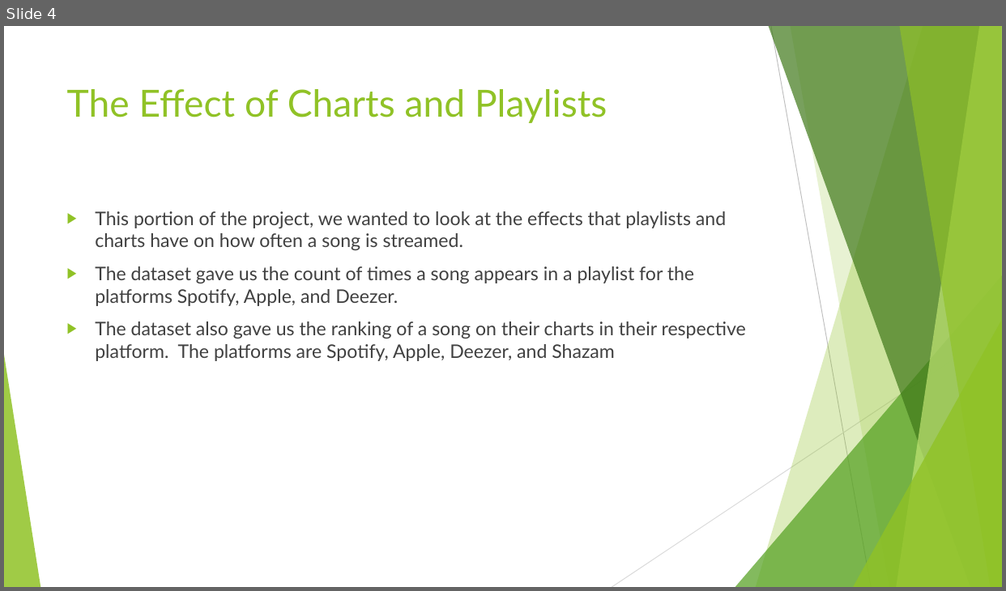
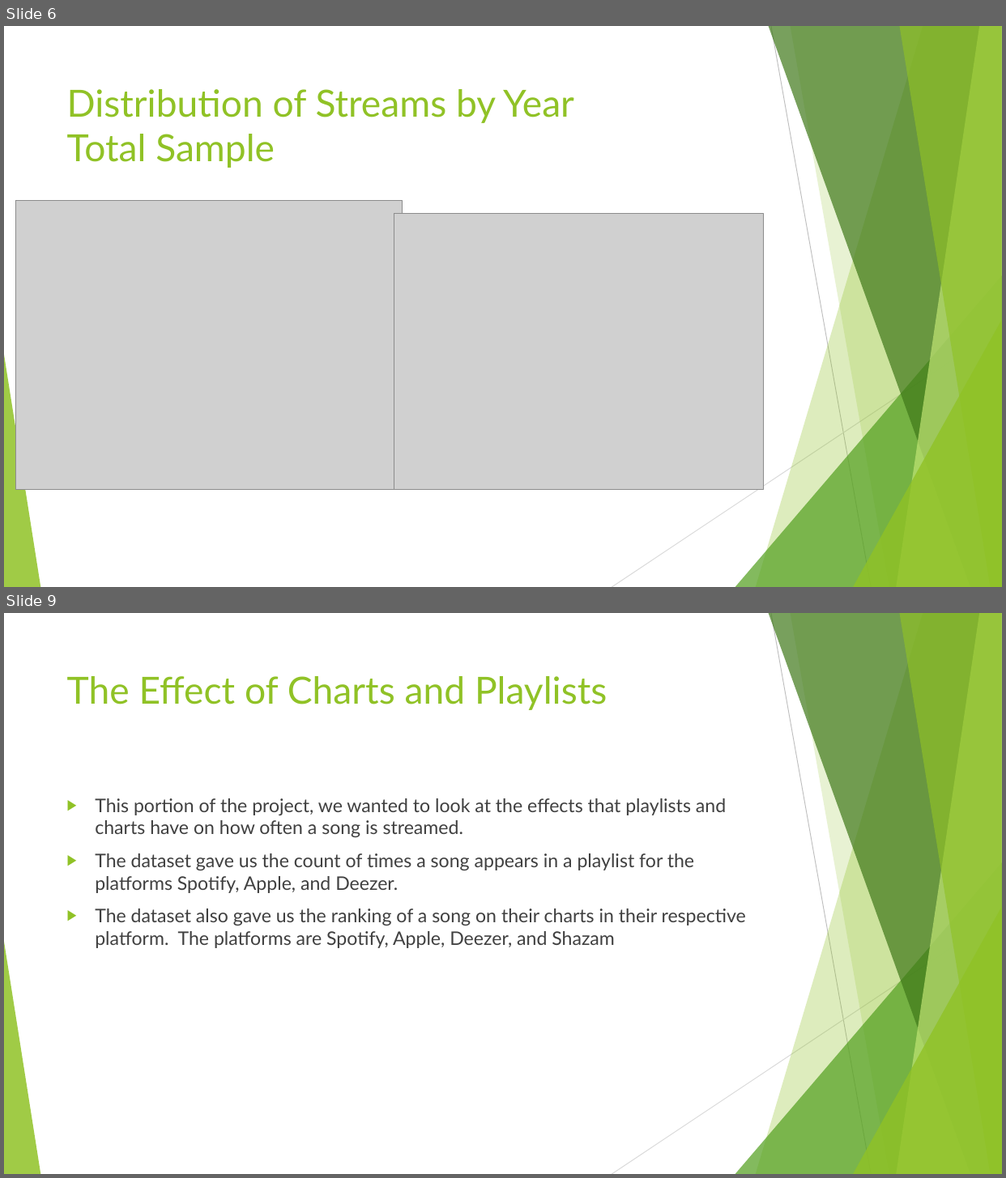
Before and after one commit to d6kramer/project-1-group-08, a slide deck: Project_1_Spotify_2023_Analysis.pptx. Shown one above the other, each under a label of ours: slide 4 before the commit, slides 6 and 9 after it; the slides between them are not shown. The pictures are 1006x591 and 1006x1178 pixels, drawn with LibreOffice and Linux fonts; fonts in the diff are those of the drawing; grey boxes stand for pictures. Boxes give left, top, right and bottom in pixels: in the first picture for what was removed or moved away, otherwise in the second. Text is boxed around its words. In the diff, an @@ line names an element or a change of style, - is before the commit and + after.

```diff
--- a/Project_1_Spotify_2023_Analysis.pptx
+++ b/Project_1_Spotify_2023_Analysis.pptx
@@ slide 6 added at [4, 26, 1002, 587], background #FFFFFF; not listed: 10 template elements that a slide beside it also shows @@
@@ title added at [67, 89, 574, 168], 36 pt, text #90C226 @@
+Distribution of Streams by Year
+Total Sample
@@ picture added at [16, 200, 402, 490] @@
@@ picture added at [394, 213, 763, 490] @@
@@ what was slide 4 is now slide 9 @@
```
Also in this commit, not shown: 1 slide changed, 4 other slides added, 3 other files.
